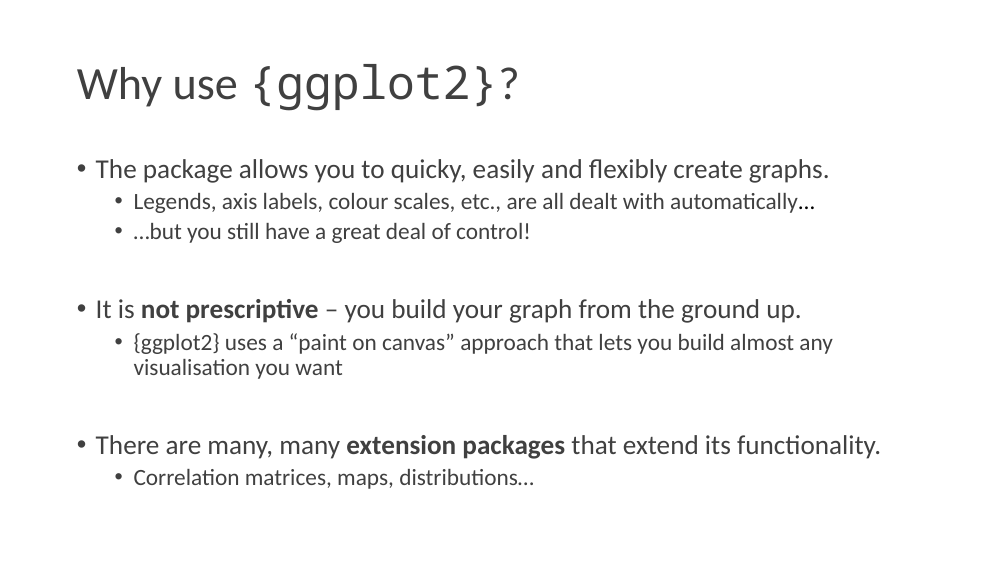
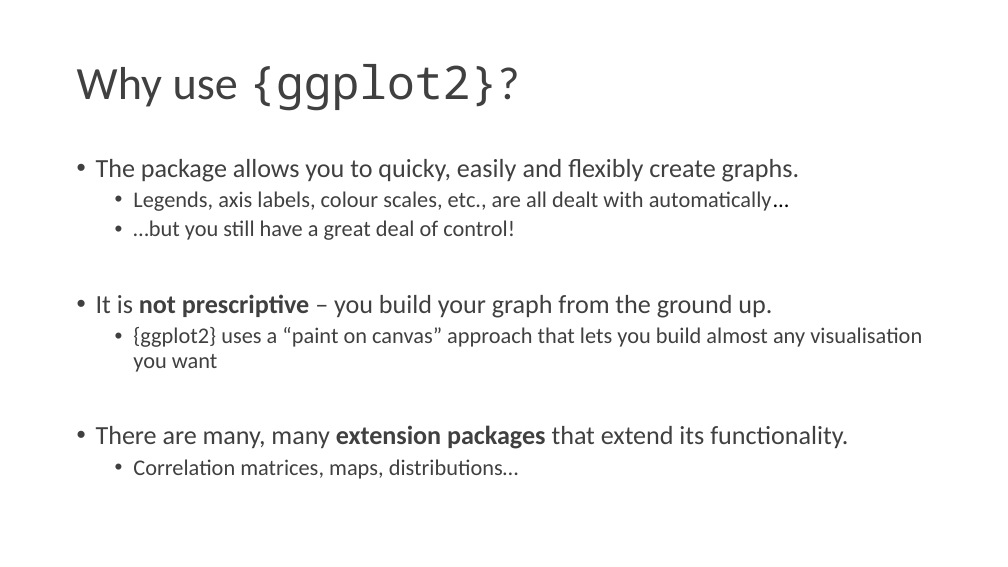
Before and after one commit to lucy-web-0812/r-course, a slide deck: slide 2 of workshop_dataviz/activities/dataviz.pptx. Drawn at 1008x567 pixels with LibreOffice and Linux fonts; fonts in the diff are those of the drawing. Boxes give left, top, right and bottom in pixels: in the first picture for what was removed or moved away, otherwise in the second. Text is boxed around its words. In the diff, an @@ line names an element or a change of style, - is before the commit and + after.

```diff
--- a/workshop_dataviz/activities/dataviz.pptx
+++ b/workshop_dataviz/activities/dataviz.pptx
@@ text "The package allows you to ..." at <box>96,159,922,479</box>: size 25.9 to 24.9 pt in "The package allows you to quicky, easily ...", "It is not prescriptive – you build ...", "There are many, many extension packages that ..."; size 22.2 to 21.4 pt in "Legends, axis labels, colour scales, etc., are ...", "…but you still have a great deal ...", "{ggplot2} uses a “paint on canvas” approach ...", "Correlation matrices, maps, distributions…" @@
```
Also in this commit, not shown: 2 other slides changed.
